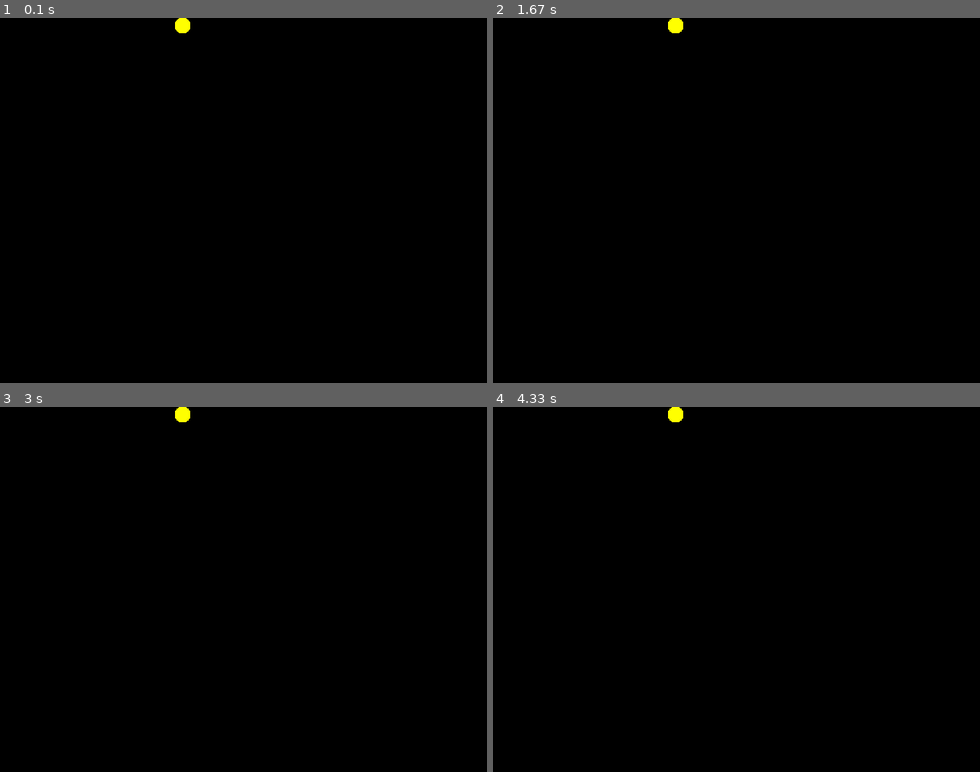
Above: before the commit, frames 1-4 (two rows, left to right).
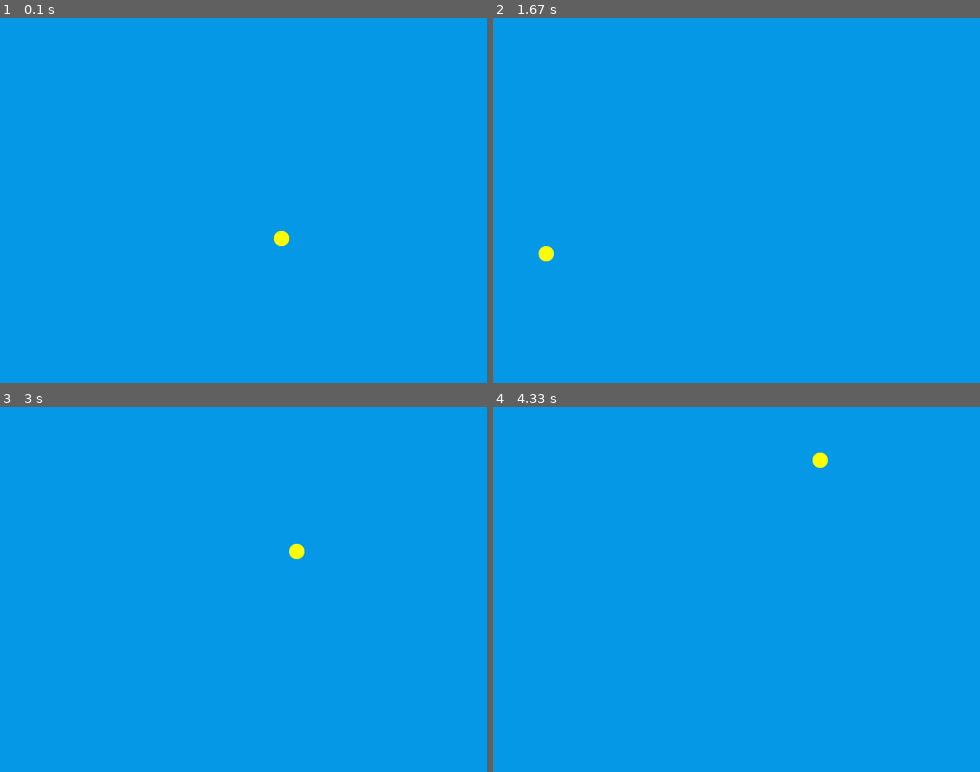
Above: after the commit, the same moments.

Repository: JuanAstaiza/VideoGames
Game: pygame game, started from Python/Pygame/atari.py
Same seed, same stepped clock (60 frames per second), same inputs: the game is played once before the commit and once after it.
Inputs:
- Up to frame 1 (0.1 s): no input
- Up to frame 2 (1.67 s): no input
- Up to frame 3 (3 s): no input
- Up to frame 4 (4.33 s): no input

The runs differ from the first frame. In frame 1, 100% of the frame differs, in the area x 0-100%, y 0-100%; in frame 2, 100%; in frame 3, 100%; in frame 4, 100%.

Commit message:
Avance juego Atari.

Diff:
--- a/Python/Pygame/atari.py
+++ b/Python/Pygame/atari.py
@@ -18,25 +18,50 @@
         self.img_ball = pygame.image.load('images/bolita.png')
         self.rect = self.img_ball.get_rect()
         self.rect.centerx = WIDTH / 2
-        self.rect.centerx = HEIGHT / 2
+        self.rect.centery = HEIGHT / 2
+        self.speed = [10,10] #[]
+
+    def pibot(self):
+        #validate Y <- ¡! - >
+        if self.rect.bottom >= HEIGHT or self.rect.top <=0:
+            self.speed[1] = -self.speed[1]
+        elif self.rect.right >= WIDTH or self.rect.left <=0:
+            self.speed[0] = -self.speed[0]
+        #validate x <- x ->
+        self.rect.move_ip(self.speed)
+
+    def saludar(self):
+
+        print("Hola estás en mi Atari ::::")
 
 #General settings
 WIDTH = 640
 HEIGHT = 480
+
+BG_COLOR = (4,152,231)
 
 screen = pygame.display.set_mode( (WIDTH,  HEIGHT) )
 pygame.display.set_caption('Atari')
 icon = pygame.image.load('images/main_icon.png')
 pygame.display.set_icon(icon)
 
+game_clock = pygame.time.Clock()
 ball = Ball()
 
 #Loop (Revisión cíclica de los eventos) => Listener
 while True:
+    game_clock.tick(60)
     for event in pygame.event.get():
         if event.type == pygame.QUIT:
             pygame.quit()
             sys.exit()
+
+    #call pibot
+    ball.saludar()
+    #call pibot
+    ball.pibot()
+    #set Background Color
+    screen.fill(BG_COLOR)
     #Draw de la ball
     screen.blit(ball.img_ball, ball.rect)
     #Refresh de elementos en screen
